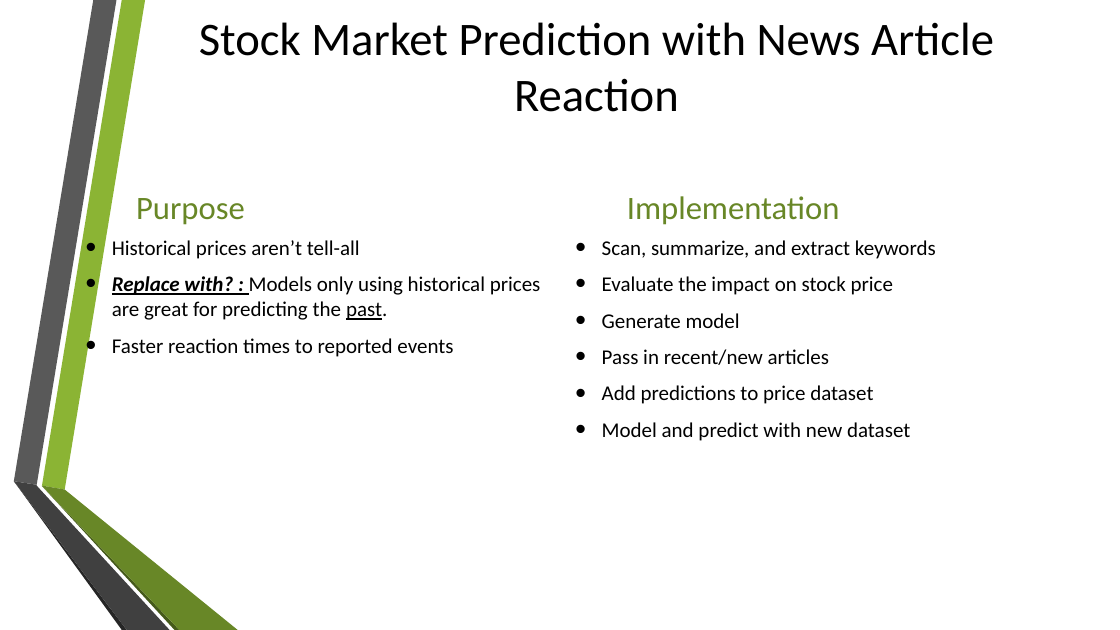
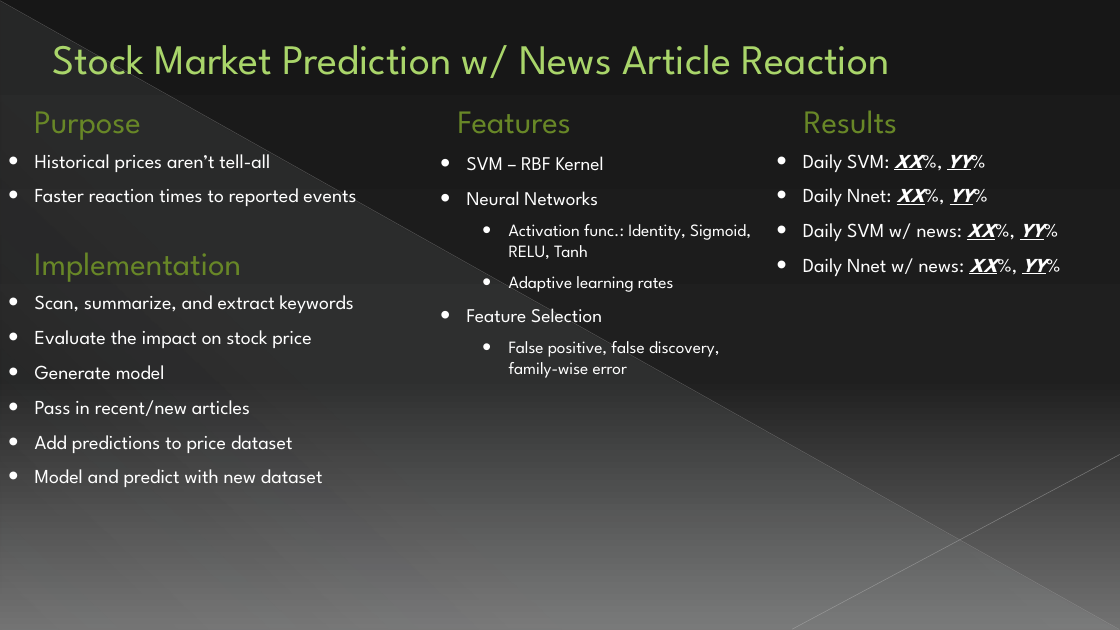
Before and after one commit to Rcloutier778/MI_Stock_Market, a slide deck: slide 1 of Cloutier Presentation.pptx. Drawn at 1120x630 pixels with LibreOffice and Linux fonts; fonts in the diff are those of the drawing; background and template pictures are left out. Boxes give left, top, right and bottom in pixels: in the first picture for what was removed or moved away, otherwise in the second. Text is boxed around its words. In the diff, an @@ line names an element or a change of style, - is before the commit and + after.

```diff
--- a/Cloutier Presentation.pptx
+++ b/Cloutier Presentation.pptx
@@ background picture (left out) to gradient #181818 to #202020 to #727272 @@
@@ text "Stock Market Prediction w/ News ..." at (53, 45, 890, 78): vertical alignment middle to top @@
@@ line added from (0, 1) to (1119, 629), #B5B5B5 0.39 pt @@
@@ right triangle added at (1, 2, 1119, 630), fill gradient #CDD0D1 @@
@@ text at (53, 45, 890, 78): text changed; size 40 to 36 pt; font Calibri to League Spartan; text colour #000000 to #AAD56A @@
-Stock Market Prediction with News Article Reaction
+Stock Market Prediction w/ News Article Reaction
@@ text "Purpose": place and size @@
-text "Purpose" at (136, 198, 245, 225)
+text "Purpose" at (34, 111, 141, 140)
@@ text "Purpose" at (34, 111, 141, 140): font Calibri to League Spartan @@
@@ text added at (458, 111, 571, 133), 28 pt, text #688727 @@
+Features
@@ text added at (804, 110, 898, 133), 28 pt, text #688727 @@
+Results
@@ text added at (35, 154, 356, 206), 17 pt, text #FFFFFF @@
+• Historical prices aren’t tell-all
+• Faster reaction times to reported events
@@ text added at (467, 156, 751, 378), 14.8 pt, text #FFFFFF @@
+• SVM – RBF Kernel
+• Neural Networks
+  • Activation func.: Identity, Sigmoid, RELU, Tanh
+  • Adaptive learning rates
+• Feature Selection
+  • False positive, false discovery, family-wise error
@@ text added at (803, 154, 1046, 276), 17 pt, text #FFFFFF @@
+• Daily SVM: XX%, YY%
+• Daily Nnet: XX%, YY%
+• Daily SVM w/ news: XX%, YY%
+• Daily Nnet w/ news: XX%, YY%
@@ text "Implementation" at (34, 252, 241, 282): font Calibri to League Spartan @@
@@ text "Implementation": place and size @@
-text "Implementation" at (627, 196, 840, 225)
+text "Implementation" at (34, 252, 241, 282)
@@ text removed at (112, 240, 541, 357) @@
-• Historical prices aren’t tell-all
-• Replace with? : Models only using historical prices are great for predicting the past.
-• Faster reaction times to reported events
@@ text "Scan, summarize, and extract keywords": place and size @@
-text "Scan, summarize, and extract keywords" at (602, 240, 936, 441)
+text "Scan, summarize, and extract keywords" at (35, 295, 354, 487)
@@ text "Scan, summarize, and extract keywords" at (35, 295, 354, 487): size 18 to 17 pt, font Calibri to League Spartan, text colour #000000 to #FFFFFF @@
@@ line added from (1120, 455) to (792, 629), #BDBDBD 0.47 pt @@
@@ group removed at (13, 0, 238, 630): 6 freeform shapes @@
```
Also in this commit, not shown: 19 other files.
